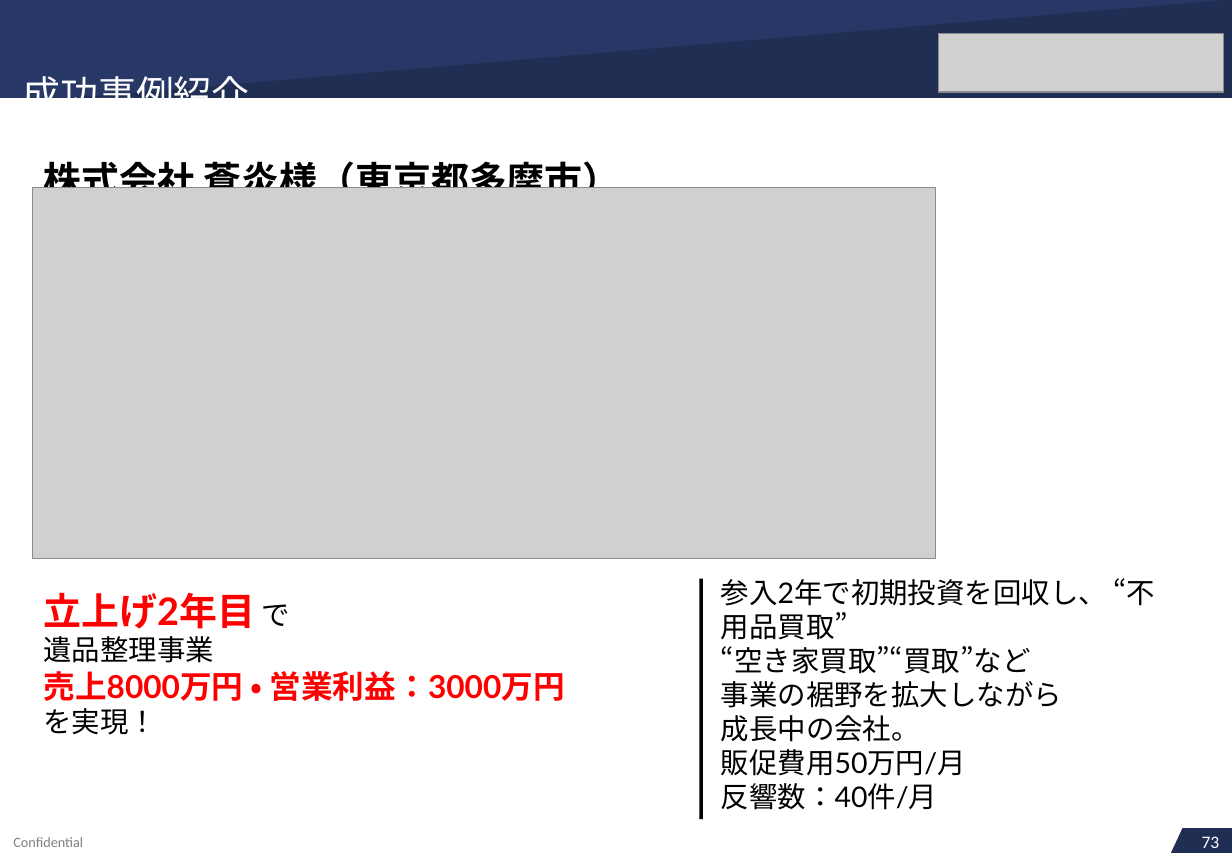
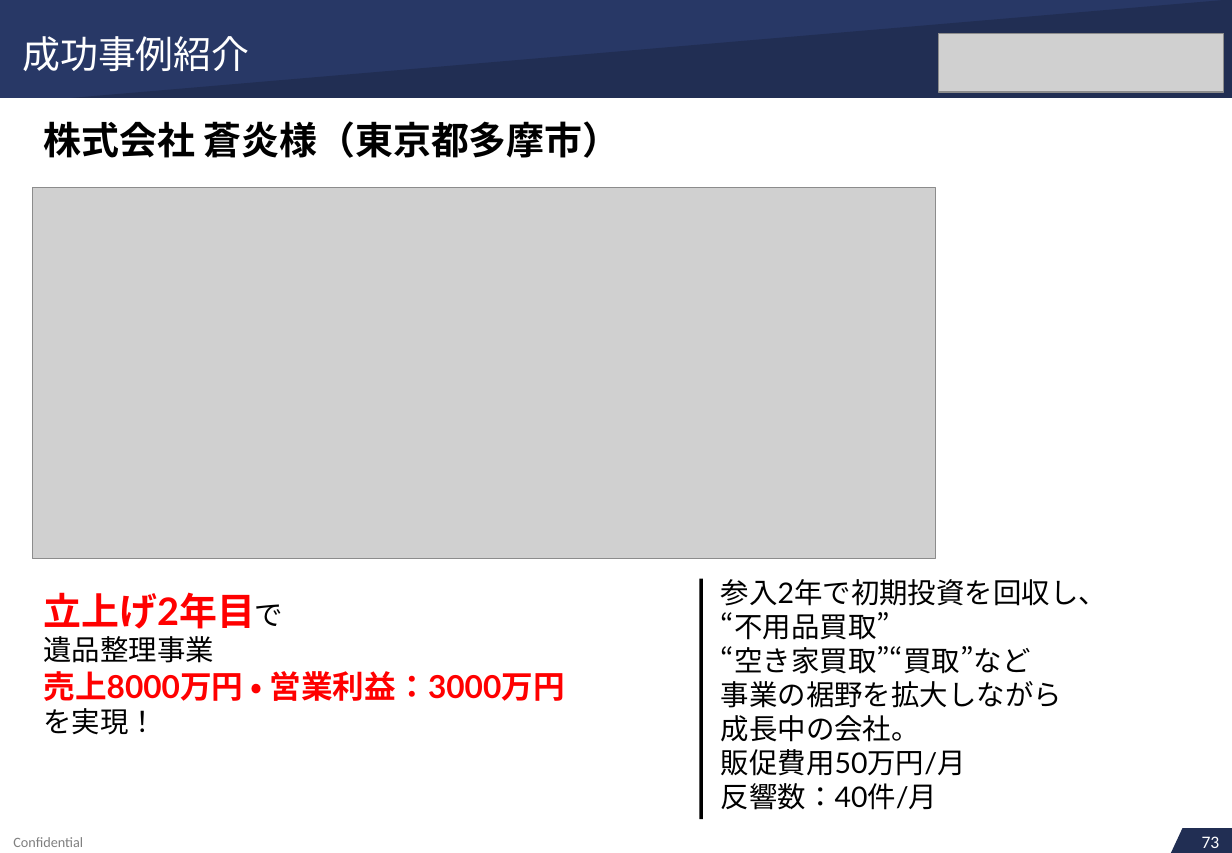
Before and after one commit to soshiro-iki-sys/-, a slide deck: slide 48 of proposals/REVIVAL_LINK様_ご提案書.pptx. Drawn at 1232x853 pixels with LibreOffice and Linux fonts; fonts in the diff are those of the drawing; grey boxes stand for pictures. Boxes give left, top, right and bottom in pixels: in the first picture for what was removed or moved away, otherwise in the second. Text is boxed around its words. In the diff, an @@ line names an element or a change of style, - is before the commit and + after.

```diff
--- a/proposals/REVIVAL_LINK様_ご提案書.pptx
+++ b/proposals/REVIVAL_LINK様_ご提案書.pptx
@@ text added at [22, 36, 249, 71], 24 pt, text #FFFFFF @@
+成功事例紹介
@@ text at [22, 70, 249, 98]: paragraph removed @@
-成功事例紹介
@@ text "株式会社 蒼炎様（東京都多摩市）": place and size @@
-text "株式会社 蒼炎様（東京都多摩市）" at [22, 70, 621, 188]
+text "株式会社 蒼炎様（東京都多摩市）" at [43, 121, 621, 158]
@@ text "株式会社 蒼炎様（東京都多摩市）" at [43, 121, 621, 158]: indent changed; line spacing 54.5pt to 1 @@
@@ text at [43, 592, 255, 629]: text changed @@
-立上げ2年目
+立上げ2年目で
@@ text "参入2年で初期投資を回収し、 “不用品買取”" rewrapped from [721, 578, 1155, 810] to [721, 579, 1107, 810] @@
@@ text removed at [262, 604, 290, 626] @@
-で
```
Also in this commit, not shown: 51 other slides changed, 4 other files.
